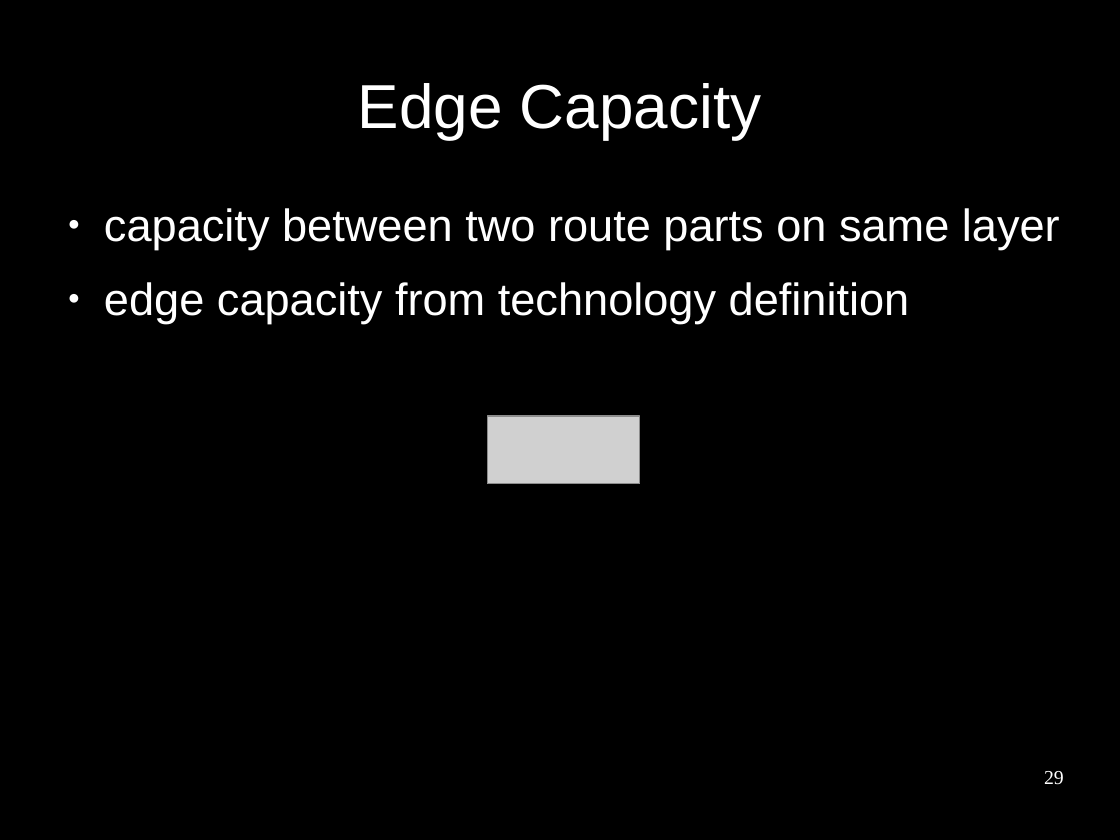
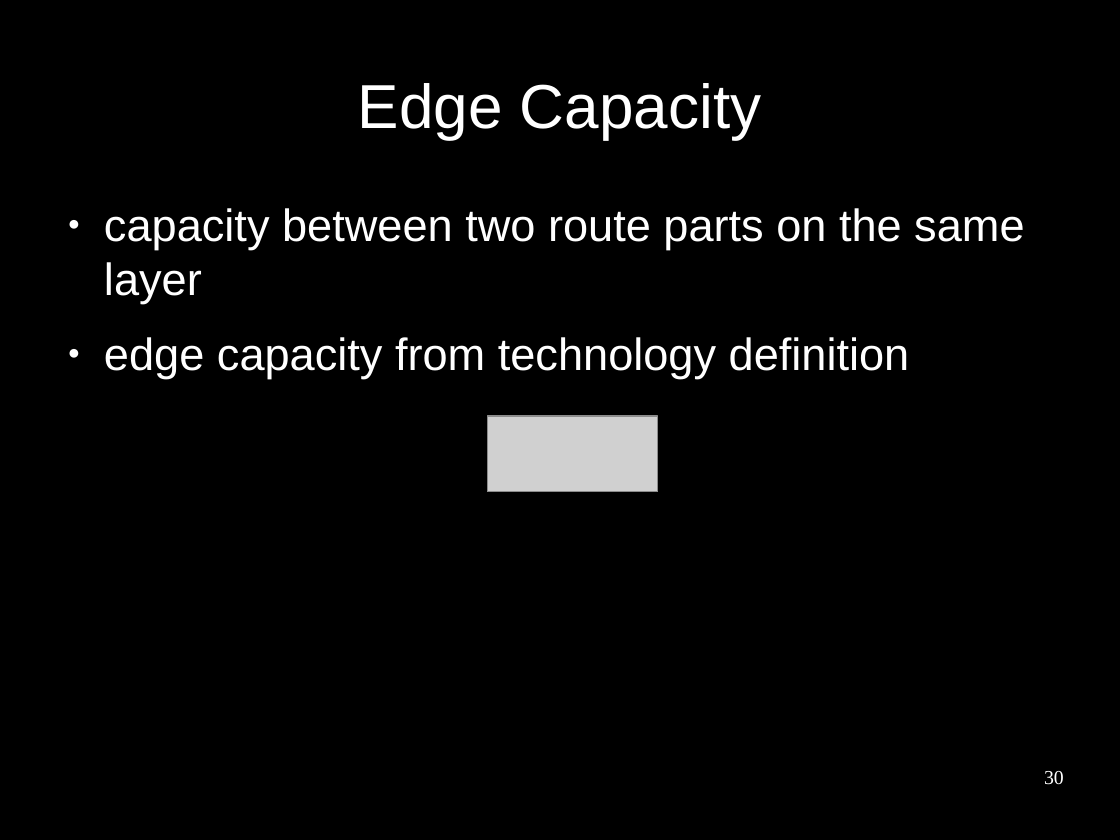
Before and after one commit to benediktibk/bachelorthesis, a slide deck: slide 30 of presentation.odp (slide 29 before the commit). Drawn at 1120x840 pixels with LibreOffice and Linux fonts; fonts in the diff are those of the drawing; grey boxes stand for pictures; background and template pictures are left out. Boxes give left, top, right and bottom in pixels: in the first picture for what was removed or moved away, otherwise in the second. Text is boxed around its words. In the diff, an @@ line names an element or a change of style, - is before the commit and + after.

```diff
--- a/presentation.odp
+++ b/presentation.odp
@@ text at (104, 208, 1024, 304): text changed @@
-● capacity between two route parts on same layer
+● capacity between two route parts on the same layer
@@ picture: place and size @@
-picture at (488, 416, 640, 484)
+picture at (488, 416, 659, 492)
@@ page number at (1044, 771, 1064, 785): text changed @@
-29
+30
```
Also in this commit, not shown: 21 other slides changed, 2 slides added.
